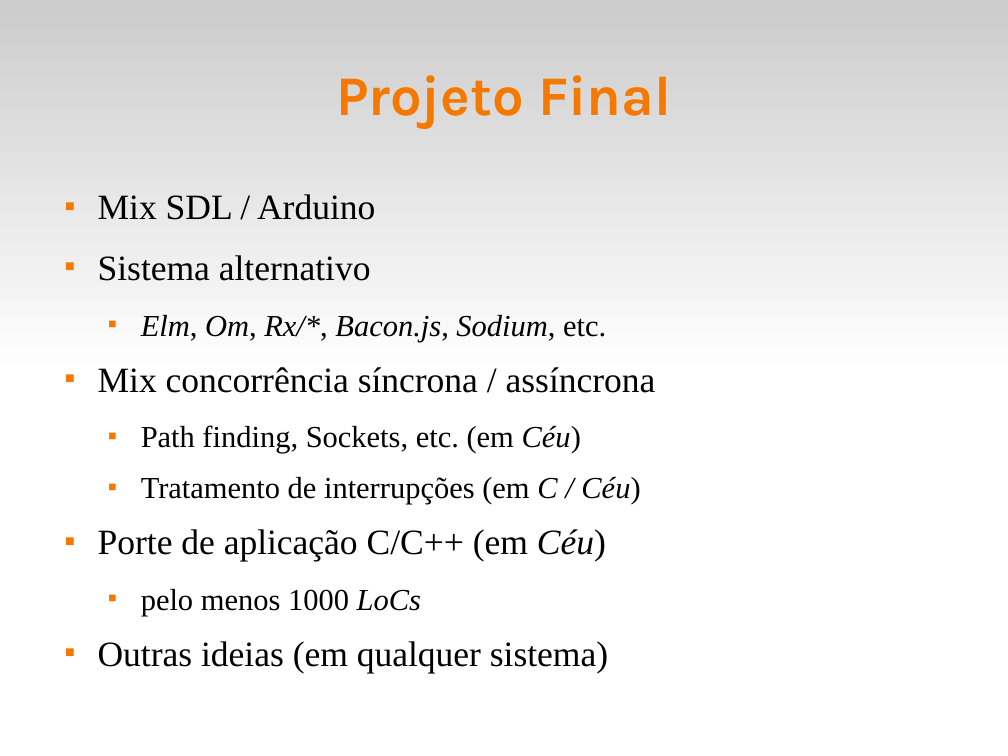
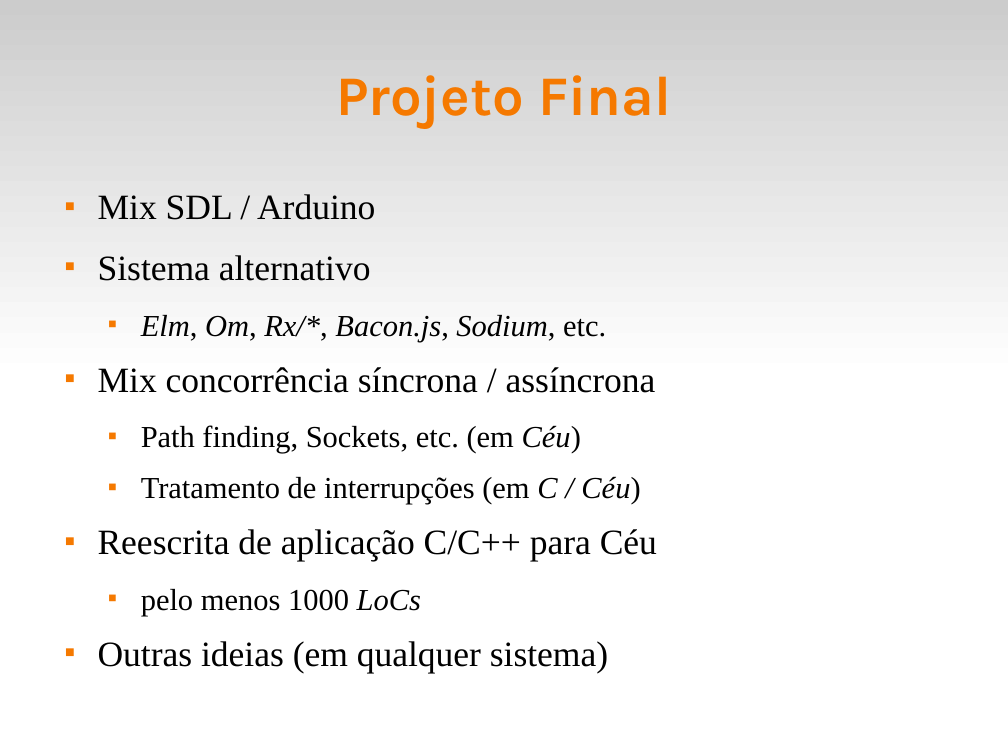
Before and after one commit to fsantanna-uerj/reativos, a slide deck: slide 14 of slides/00_intro.odp (slide 16 before the commit). Drawn at 1008x756 pixels with LibreOffice and Linux fonts; fonts in the diff are those of the drawing. Boxes give left, top, right and bottom in pixels: in the first picture for what was removed or moved away, otherwise in the second. Text is boxed around its words. In the diff, an @@ line names an element or a change of style, - is before the commit and + after.

```diff
--- a/slides/00_intro.odp
+++ b/slides/00_intro.odp
@@ text at [98, 529, 657, 561]: text changed @@
-■ Porte de aplicação C/C++ (em Céu)
+■ Reescrita de aplicação C/C++ para Céu
```
Also in this commit, not shown: 2 other slides changed, 2 slides added, 1 other file.
